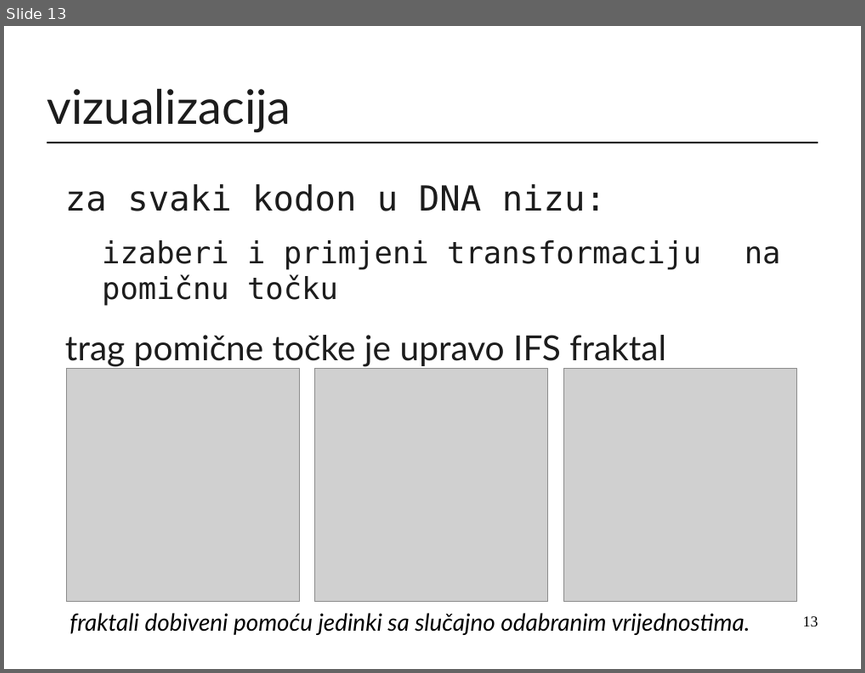
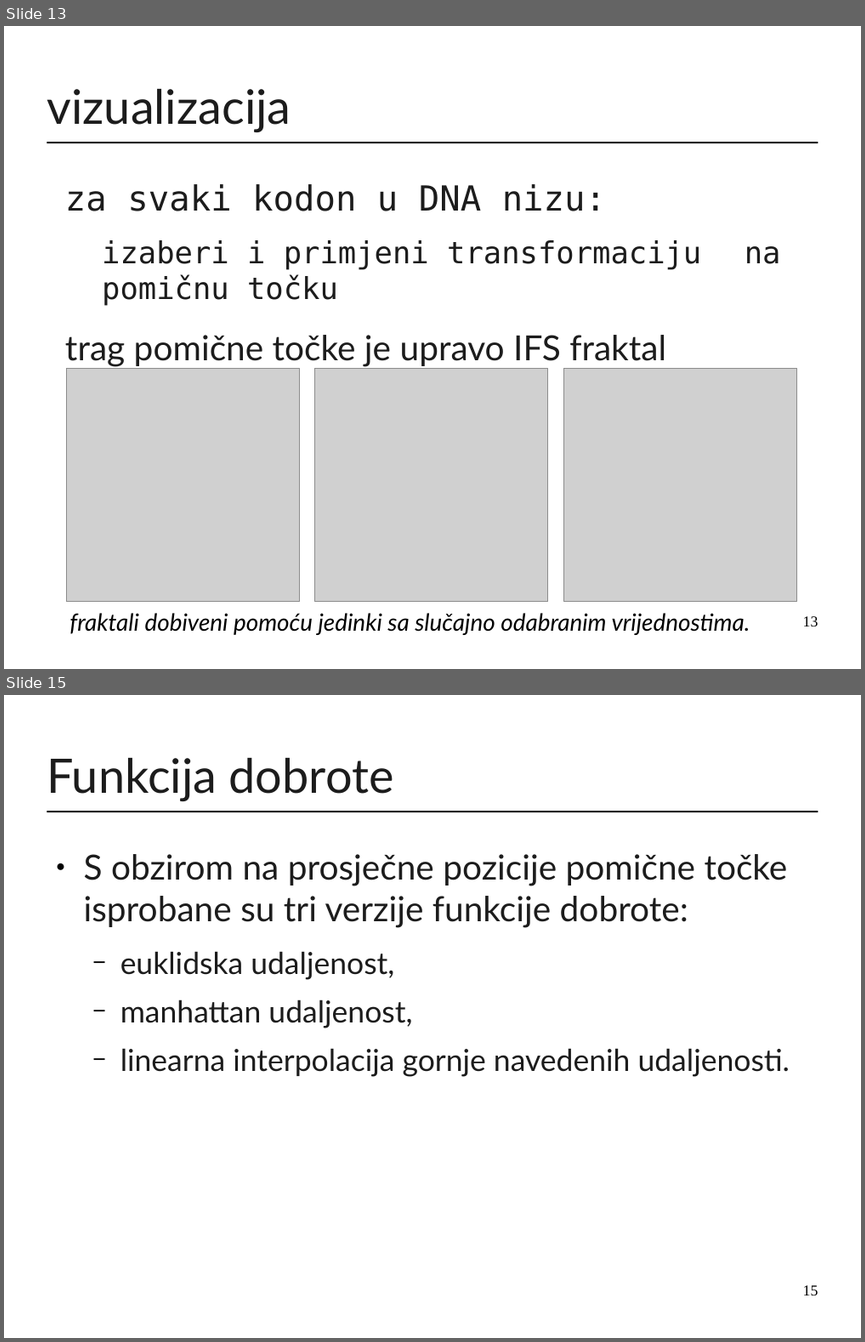
Before and after one commit to mirjamsk/DNAdrivenIFS, a slide deck: CD_bundle/prezentacija.odp. Shown one above the other, each under a label of ours: slide 13 before the commit, slides 13 and 15 after it; the slides between them are not shown. The pictures are 865x673 and 865x1342 pixels, drawn with LibreOffice and Linux fonts; fonts in the diff are those of the drawing; grey boxes stand for pictures. Boxes give left, top, right and bottom in pixels: in the first picture for what was removed or moved away, otherwise in the second. Text is boxed around its words. In the diff, an @@ line names an element or a change of style, - is before the commit and + after.

Commit message:
rez euklid

```diff
--- a/CD_bundle/prezentacija.odp
+++ b/CD_bundle/prezentacija.odp
@@ slide 15 added at (4,695,861,1338), background #FFFFFF; not listed: 1 template element that a slide beside it also shows @@
@@ title added at (46,758,394,801), 44 pt, text #1C1C1C @@
+Funkcija dobrote
@@ text added at (84,854,790,1077), 28 pt, text #1C1C1C @@
+● S obzirom na prosječne pozicije pomične točke isprobane su tri verzije funkcije dobrote:
+  − euklidska udaljenost,
+  − manhattan udaljenost,
+  − linearna interpolacija gornje navedenih udaljenosti.
@@ page number added at (803,1285,818,1295), 14 pt, text #000000 @@
+15
```
Also in this commit, not shown: 2 other slides added, 1 slide removed, 1 other file.
